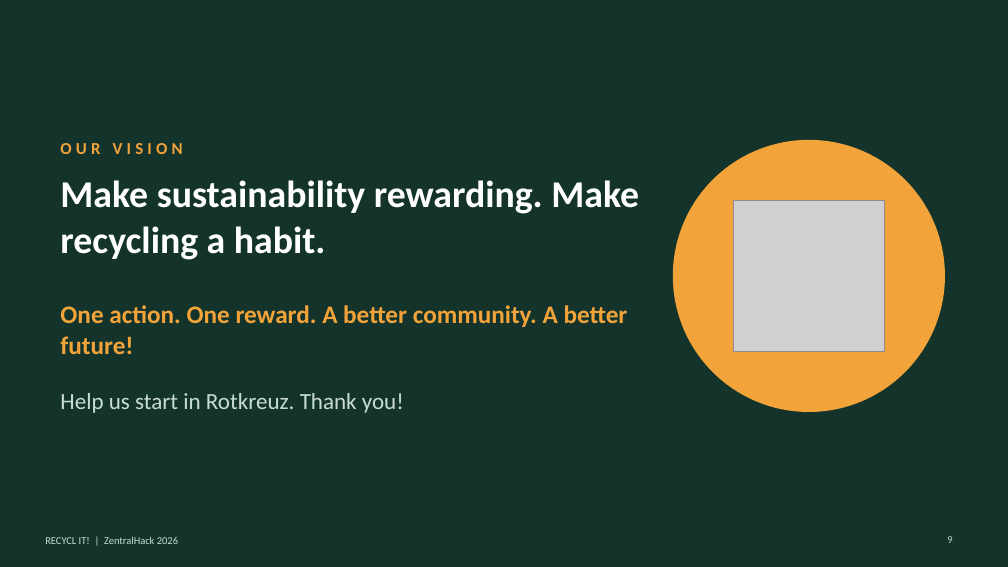
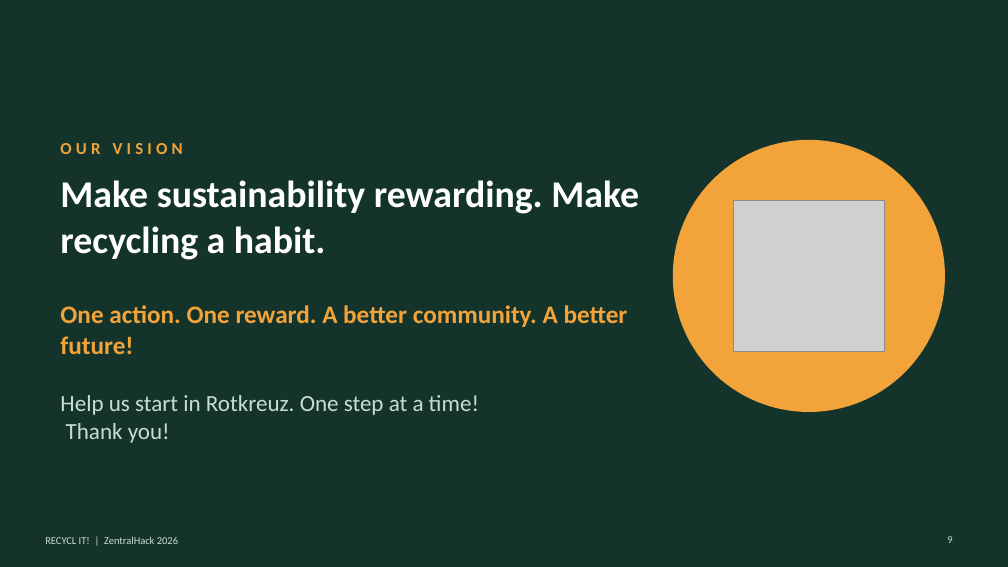
Before and after one commit to Toaster-lab/Zentral-Hack, a slide deck: slide 9 of PowerPoints/RECYCL_IT_final_pitch.pptx. Drawn at 1008x567 pixels with LibreOffice and Linux fonts; fonts in the diff are those of the drawing; grey boxes stand for pictures. Boxes give left, top, right and bottom in pixels: in the first picture for what was removed or moved away, otherwise in the second. Text is boxed around its words. In the diff, an @@ line names an element or a change of style, - is before the commit and + after.

```diff
--- a/PowerPoints/RECYCL_IT_final_pitch.pptx
+++ b/PowerPoints/RECYCL_IT_final_pitch.pptx
@@ text at (x1=60, y1=395, x2=479, y2=443): text changed @@
-Help us start in Rotkreuz. Thank you!
+Help us start in Rotkreuz. One step at a time!
+Thank you!
```
Also in this commit, not shown: 7 other slides changed.
